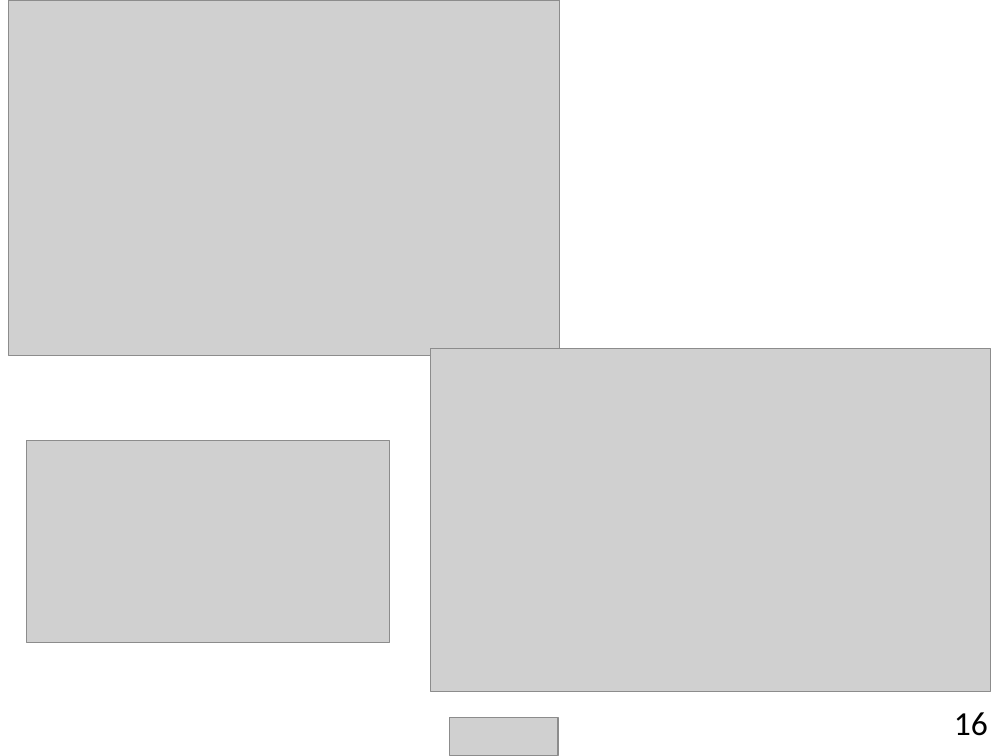
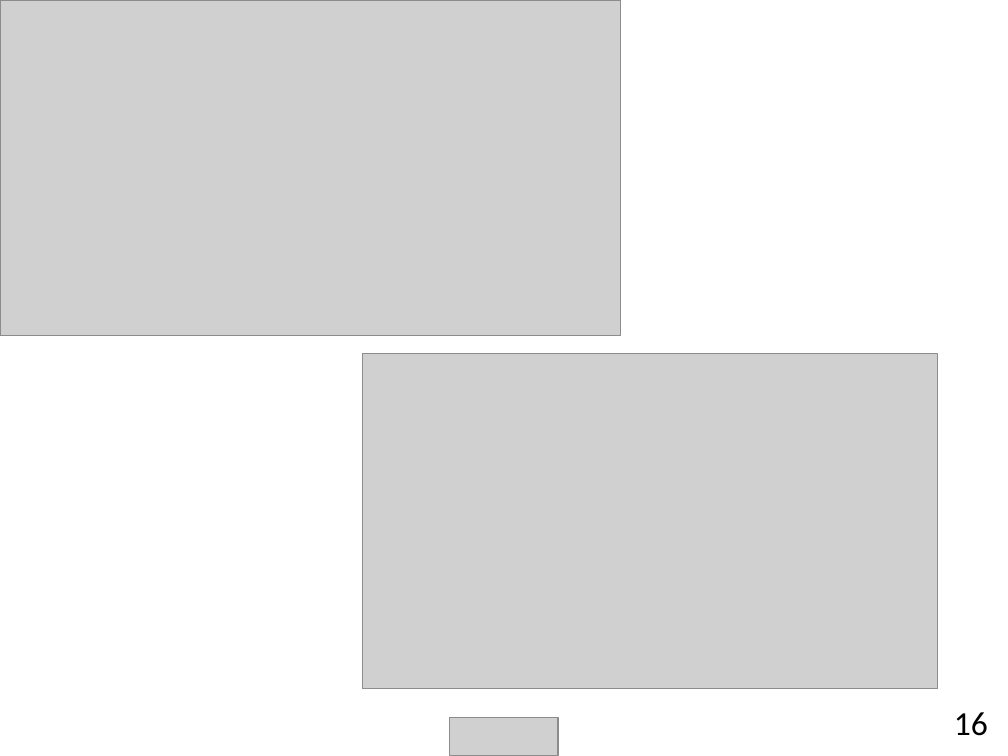
Before and after one commit to chendudai/Sudoku, a slide deck: slide 16 of Presentation/final_presentation.pptx. Drawn at 1008x756 pixels with LibreOffice and Linux fonts; fonts in the diff are those of the drawing; grey boxes stand for pictures. Boxes give left, top, right and bottom in pixels: in the first picture for what was removed or moved away, otherwise in the second. Text is boxed around its words. In the diff, an @@ line names an element or a change of style, - is before the commit and + after.

```diff
--- a/Presentation/final_presentation.pptx
+++ b/Presentation/final_presentation.pptx
@@ picture: place and size @@
-picture at <box>8,0,558,356</box>
+picture at <box>0,0,621,336</box>
@@ picture: place and size @@
-picture at <box>430,349,991,691</box>
+picture at <box>363,354,938,689</box>
@@ picture removed at <box>27,440,389,643</box> @@
```
Also in this commit, not shown: 15 other slides changed, 2 slides added, 1 slide removed.
